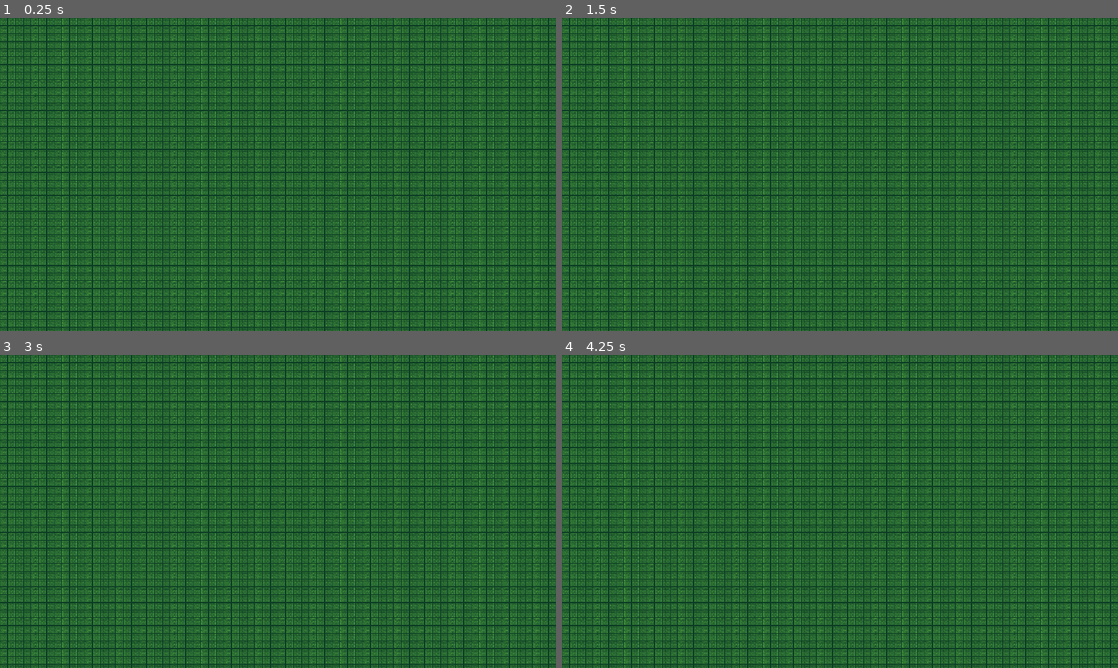
Above: before the commit, frames 1-4 (two rows, left to right).
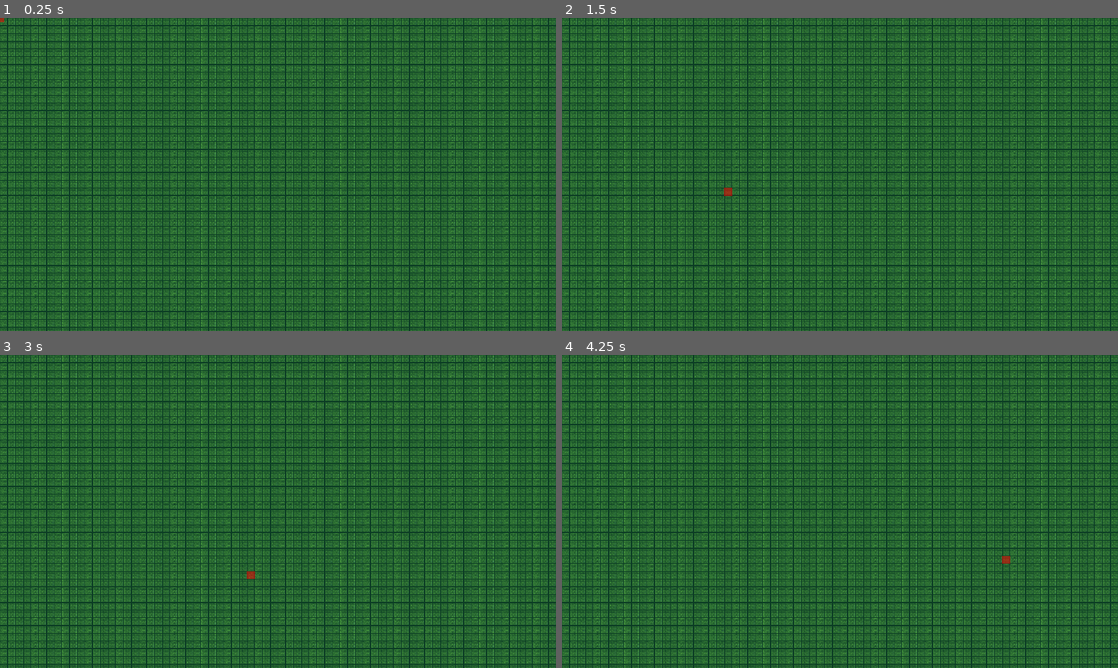
Above: after the commit, the same moments.

Repository: MalteFP/Fatal-Factory
Game: Godot game, scene res://world.tscn
Same seed, same stepped clock (60 frames per second), same inputs: the game is played once before the commit and once after it.
Inputs (mouse positions are in pixels of both pictures, inside the frame that each line leads up to):
- Up to frame 1 (0.25 s): no input
- Up to frame 2 (1.5 s): tap Enter at 0.5 s; move the mouse to (962, 158) at 0.52 s; tap B (build) at 0.6 s; tap D (delete) at 0.8, 1.35 s; tap Space at 1.25 s; move the mouse to (728, 190) at 1.27 s
- Up to frame 3 (3 s): tap B (build) at 1.55, 2.1 s; tap Enter at 2 s; move the mouse to (333, 442) at 2.02 s; tap D (delete) at 2.3 s; tap Space at 2.75 s; move the mouse to (250, 574) at 2.77 s; click (250, 574) at 2.85 s
- Up to frame 4 (4.25 s): tap B (build) at 3.05 s; tap Enter at 3.5 s; move the mouse to (1006, 558) at 3.52 s; tap D (delete) at 3.6 s

The runs differ from the first frame. In frame 1, less than 0.1% of the frame differs, in the area x 0-1%, y 0-2%; in frame 2, less than 0.1%, in the area x 29-31%, y 54-57%; in frame 3, less than 0.1%; in frame 4, less than 0.1%.

Commit message:
Added deletion

Diff:
--- a/fatal-factory/builder.gd
+++ b/fatal-factory/builder.gd
@@ -17,7 +17,6 @@
 		currently_building.global_position = rect_pos
 	elif deleting:
 		$DeletionMask/CollisionShape2D.global_position = rect_pos + Vector2(8,8)
-
 
 func get_mouse_cell() -> Vector2i:
 	var mouse = get_global_mouse_position()
@@ -42,8 +41,12 @@
 		set_building()
 	if Input.is_action_just_pressed("build"):
 		deleting = false
+		$DeletionMask/CollisionShape2D/Polygon2D.visible = false
+		$DeletionMask/CollisionShape2D.disabled = true
 	if Input.is_action_just_pressed("delete"):
 		deleting = true
+		$DeletionMask/CollisionShape2D/Polygon2D.visible = true
+		$DeletionMask/CollisionShape2D.disabled = false
 
 func set_building():
 	var b = preload("res://Building.tscn")
--- a/fatal-factory/builder.tscn
+++ b/fatal-factory/builder.tscn
@@ -12,3 +12,10 @@
 
 [node name="CollisionShape2D" type="CollisionShape2D" parent="DeletionMask" unique_id=215123156]
 shape = SubResource("RectangleShape2D_q2j6n")
+
+[node name="Polygon2D" type="Polygon2D" parent="DeletionMask/CollisionShape2D" unique_id=411577577]
+z_index = 1
+color = Color(1, 0, 0, 0.50980395)
+polygon = PackedVector2Array(8, 8, -8, 8, -8, -8, 8, -8)
+
+[connection signal="item_rect_changed" from="DeletionMask/CollisionShape2D/Polygon2D" to="." method="_on_polygon_2d_item_rect_changed"]
